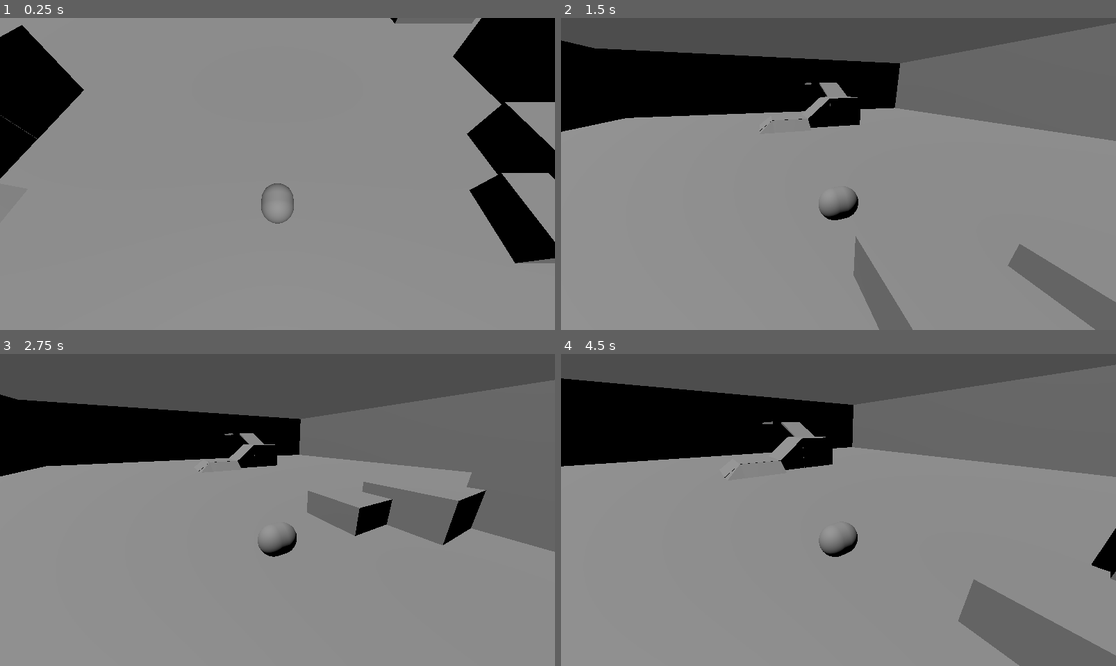
Above: before the commit, frames 1-4 (two rows, left to right).
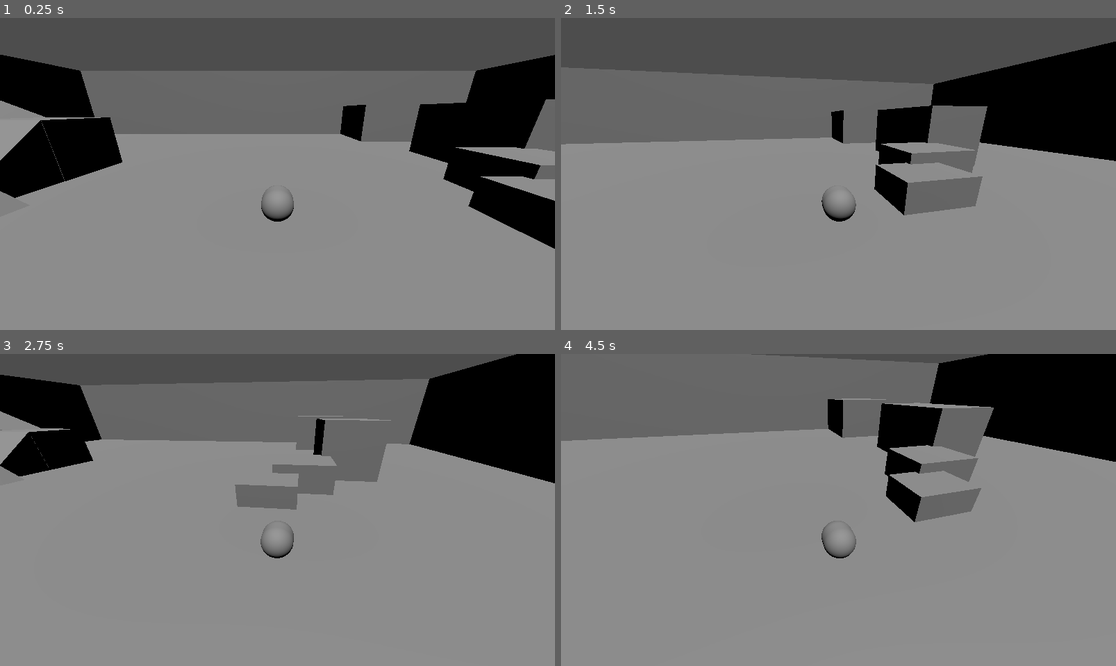
Above: after the commit, the same moments.

Repository: NoneApplicableGames/Project-Cryptid
Game: Godot game, scene res://Scenes/player_playground.tscn
Two runs of this game, one before a commit and one after it. Both use one fixed random seed, a clock stepped at 60 frames per second and the inputs below.
Inputs (mouse positions are in pixels of both pictures, inside the frame that each line leads up to):
- Up to frame 1 (0.25 s): no input
- Up to frame 2 (1.5 s): tap Enter at 0.5 s; move the mouse to (960, 158) at 0.52 s; hold D (move_right) 0.53-1.28 s; tap Down (camera_down) at 0.6 s; click (960, 158) at 0.67 s; tap Space (jump) at 0.77 s; tap Left (camera_left) at 0.8, 1.35 s; move the mouse to (727, 189) at 1.27 s; hold S (move_down) from 1.28 s (still down); click (727, 189) at 1.42 s
- Up to frame 3 (2.75 s): tap Space (jump) at 1.52 s; tap Right (camera_right) at 1.55, 2.1 s; move the mouse to (333, 441) at 2.02 s; release S (move_down) at 2.03 s; hold D (move_right) from 2.03 s (still down); click (333, 441) at 2.17 s; tap Up (camera_up) at 2.3 s
- Up to frame 4 (4.5 s): move the mouse to (810, 572) at 2.77 s; release D (move_right) at 2.78 s; hold W (move_up) 2.78-3.53 s; tap Up (camera_up) at 2.85 s; click (810, 572) at 2.92 s; tap Space (jump) at 3.02, 3.77 s; tap Down (camera_down) at 3.05, 3.6 s; tap Ctrl (camera_reset) at 3.5 s; move the mouse to (1005, 556) at 3.52 s; hold A (move_left) from 3.53 s (still down); click (1005, 556) at 3.67 s; tap Left (camera_left) at 3.8, 4.35 s; move the mouse to (672, 463) at 4.27 s; click (672, 463) at 4.42 s

The runs differ from the first frame. In frame 1, 40% of the frame differs, in the area x 0-100%, y 0-79%; in frame 2, 36%; in frame 3, 31%; in frame 4, 38%.

Commit message:
3rd person camera imp,lmented
Finally figured it out

-Camera loop now runs on _unhandled_input()
-split pan_speed into seperate values for mouse and analogue
- Camera now cleanly orbits player
- Camera reset button now works as intented instead of being constantly overriden like it did when we were using _physics_process()
- Hopefully still not tied to the framerate?

Diff:
--- a/Scenes/player_sal.tscn
+++ b/Scenes/player_sal.tscn
@@ -26,6 +26,8 @@
 [node name="CameraArm" type="Node3D" parent="."]
 unique_name_in_owner = true
 script = ExtResource("2_a5mkg")
+camera_analogue_speed = 0.1
+max_vertical_lock = 85
 
 [node name="PlayerCamera" type="Camera3D" parent="CameraArm"]
 unique_name_in_owner = true
--- a/Scripts/camera_controller.gd
+++ b/Scripts/camera_controller.gd
@@ -9,7 +9,10 @@
 
 @export_category("Camera Movement")
 
-@export var camera_pan_speed : float = 0.1 ##Controls how fast the camera moves in response to input. Also known as how senstive it is.
+##camera rotation speed has been split up for different values between mouse and analogue sticks. Mouse tends to be the more senstive input with this impementation.
+
+@export_range(0.001, 1, 0.001) var camera_mouse_speed : float = 0.001 ##Controls how fast the camera moves in response to mouse input. Effetively mouse sensitivity.
+@export_range(0.001, 1, 0.001) var camera_analogue_speed : float ##Controls how fast the camera moves in response to analogue input. Effetively analogue sensitivity.
 
 @export_category("Directional Locks")
 
@@ -30,39 +33,47 @@
 	else:
 		print("Mouse input detected!")
 
-	#Hide ugly mouse cursor.
-	Input.set_mouse_mode(Input.MOUSE_MODE_HIDDEN)
+	#Set mouse input mode to captured, hides ugly cursor
+	Input.set_mouse_mode(Input.MOUSE_MODE_CAPTURED)
 
 
 
-#Physics process loop
-func _physics_process(delta: float) -> void:
 
-	#Detect plugged in mouse, if true capture input as Vector2.
-	#if null reduces errors if mouse not detected.
-	if get_viewport().get_mouse_position() != null:
 
-		mouse_pos_2d = get_viewport().get_mouse_position()
+#We use _unhandled_input() over [_physics]_process() because we need to check what device the game is reciving input from.
+func _unhandled_input(input_event: InputEvent) -> void:
 
-		var mouse_ray := _player_camera.project_local_ray_normal(mouse_pos_2d)
+	#Detect plugged in mouse, if true capture input as to rotate camera.
+	if input_event is InputEventMouseMotion:
+		var mouse_movement_2d : Vector2 = input_event.get_screen_relative()
 
-		#camera rotates to follow the mouse ray
+		#x and y axises need to be swapped when converting to make camera movement 1 to 1 with mouse
+		var mouse_movement_3d := Vector3(mouse_movement_2d.y, mouse_movement_2d.x, 0.0)
 
-		if  mouse_ray != null:
-			self.look_at(mouse_ray)
+		self.rotation += mouse_movement_3d * camera_mouse_speed
 
+		#clamp camera rotation to prevent jank when it loops around the player
+		#Attempted to clamp at the end of unhandled_input() for ease of scope but wasnt sucessful.
+
+
+		self.rotation_degrees.x = clampf(self.rotation_degrees.x, min_vertical_lock, max_vertical_lock)
 
 
 	#stops unessecary input issues if joypad isnt connected.
-	if Input.get_connected_joypads().is_empty():
-		var analogue_stick_ = Input.get_vector("camera_left", "camera_right", "camera_down", "camera_up")
+	if input_event is InputEventJoypadMotion:
+		var analogue_stick_vector = Input.get_vector("camera_left", "camera_right", "camera_down", "camera_up")
+
+		#convert vector2 to vector3 to be used in calcuation
+
+		var analogue_camera_direction := Vector3(analogue_stick_vector.y, analogue_stick_vector.x, 0.0)
+
+		self.rotation += analogue_camera_direction * camera_analogue_speed
+
+		#Seems stupid and redundant to do it this way but oh well.
+		self.rotation_degrees.x = clampf(self.rotation_degrees.x, min_vertical_lock, max_vertical_lock)
 
 	#Camera reset included if camera is offcentre
 
 	if Input.is_action_just_pressed("camera_reset"):
 		self.rotation = Vector3.ZERO
 		mouse_pos_2d = Vector2.ZERO
-
-
-	#pass is placeholder
-	pass
